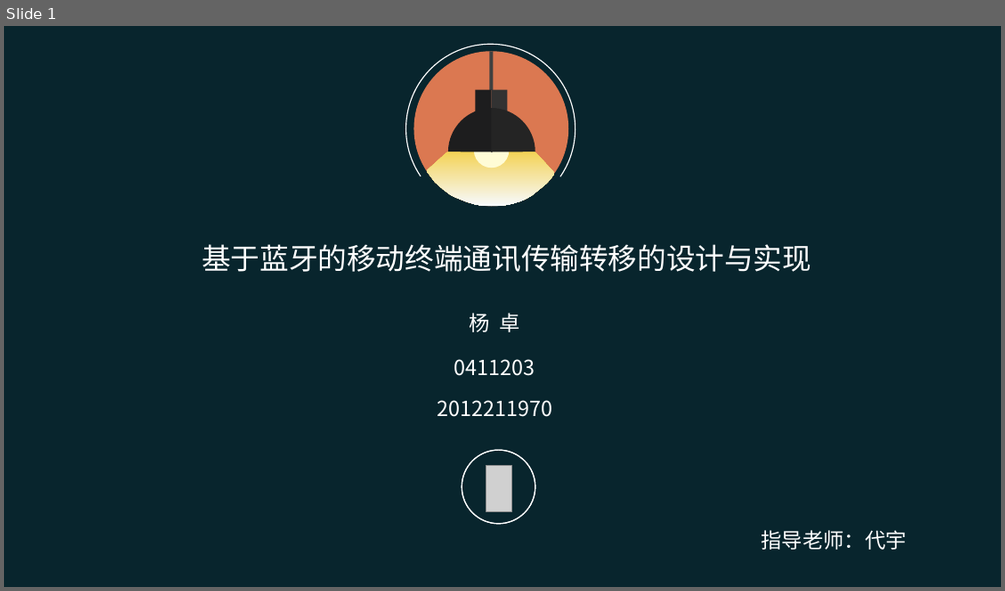
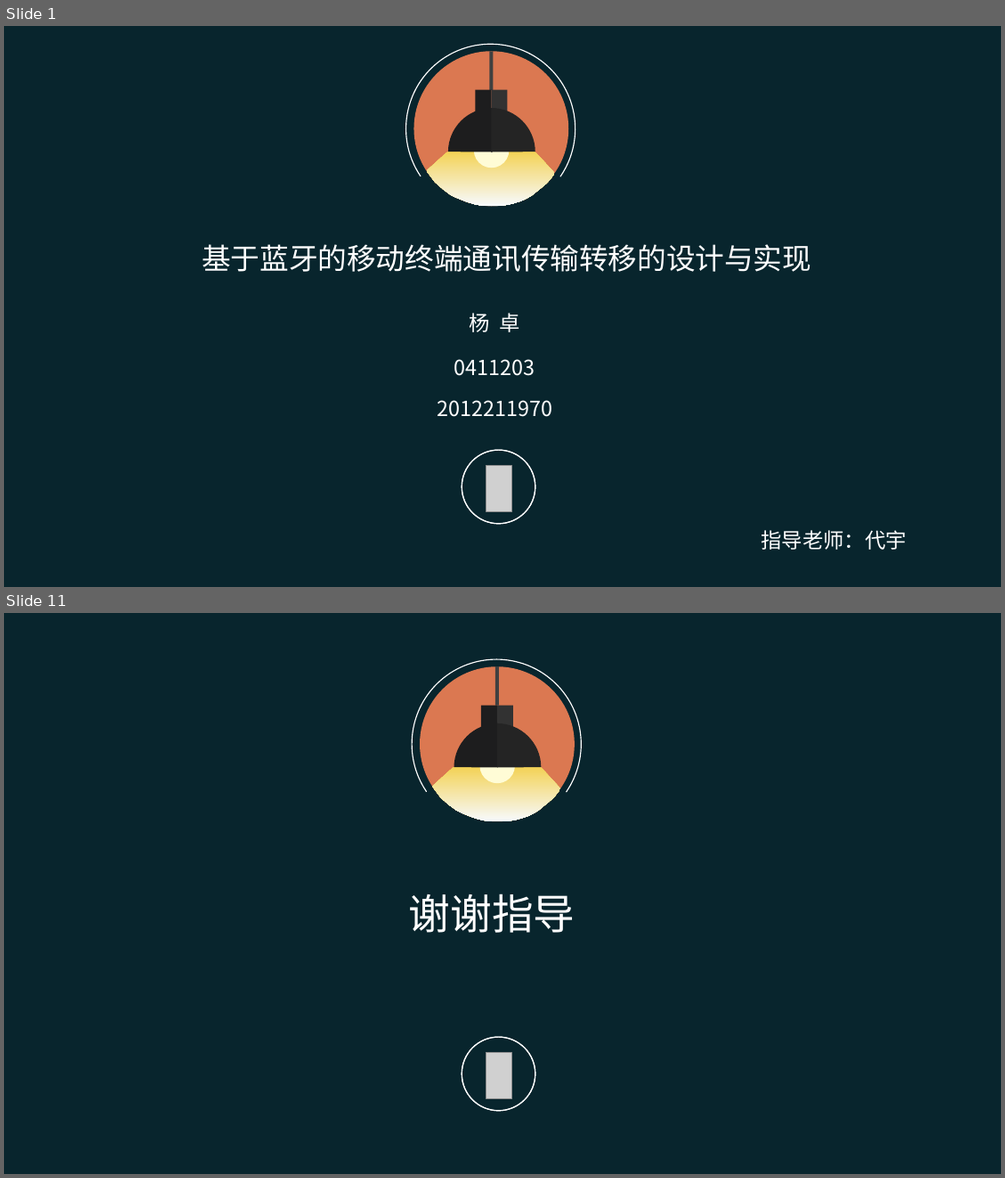
Before and after one commit to YoungDroid/BluetoothTranslation, a slide deck: 1-49.ppt. Shown one above the other, each under a label of ours: slide 1 before the commit, slides 1 and 11 after it; the slides between them are not shown. The pictures are 1005x591 and 1005x1178 pixels, drawn with LibreOffice and Linux fonts; fonts in the diff are those of the drawing; grey boxes stand for pictures. Boxes give left, top, right and bottom in pixels: in the first picture for what was removed or moved away, otherwise in the second. Text is boxed around its words. In the diff, an @@ line names an element or a change of style, - is before the commit and + after.

```diff
--- a/1-49.ppt
+++ b/1-49.ppt
@@ slide 11 added at (4,613,1001,1174), background #08252D @@
@@ group added at (412,659,580,828): 5 freeform shapes, 2 rectangles, 1 ellipse, 1 line @@
@@ text added at (409,893,574,933), 40 pt, text #FFFFFF @@
+谢谢指导
@@ freeform shape added at (461,1037,534,1110), fill #5B9BD5, outline #FFFFFF 0.99 pt @@
@@ picture added at (486,1053,511,1098) @@
```
Also in this commit, not shown: 3 slides changed, 6 other slides added, 2 slides removed.
